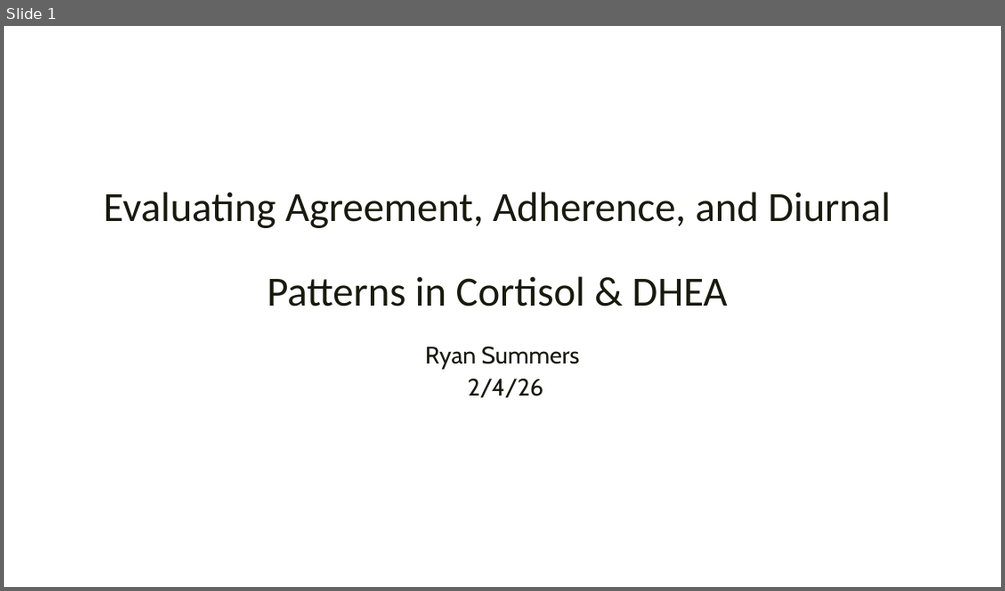
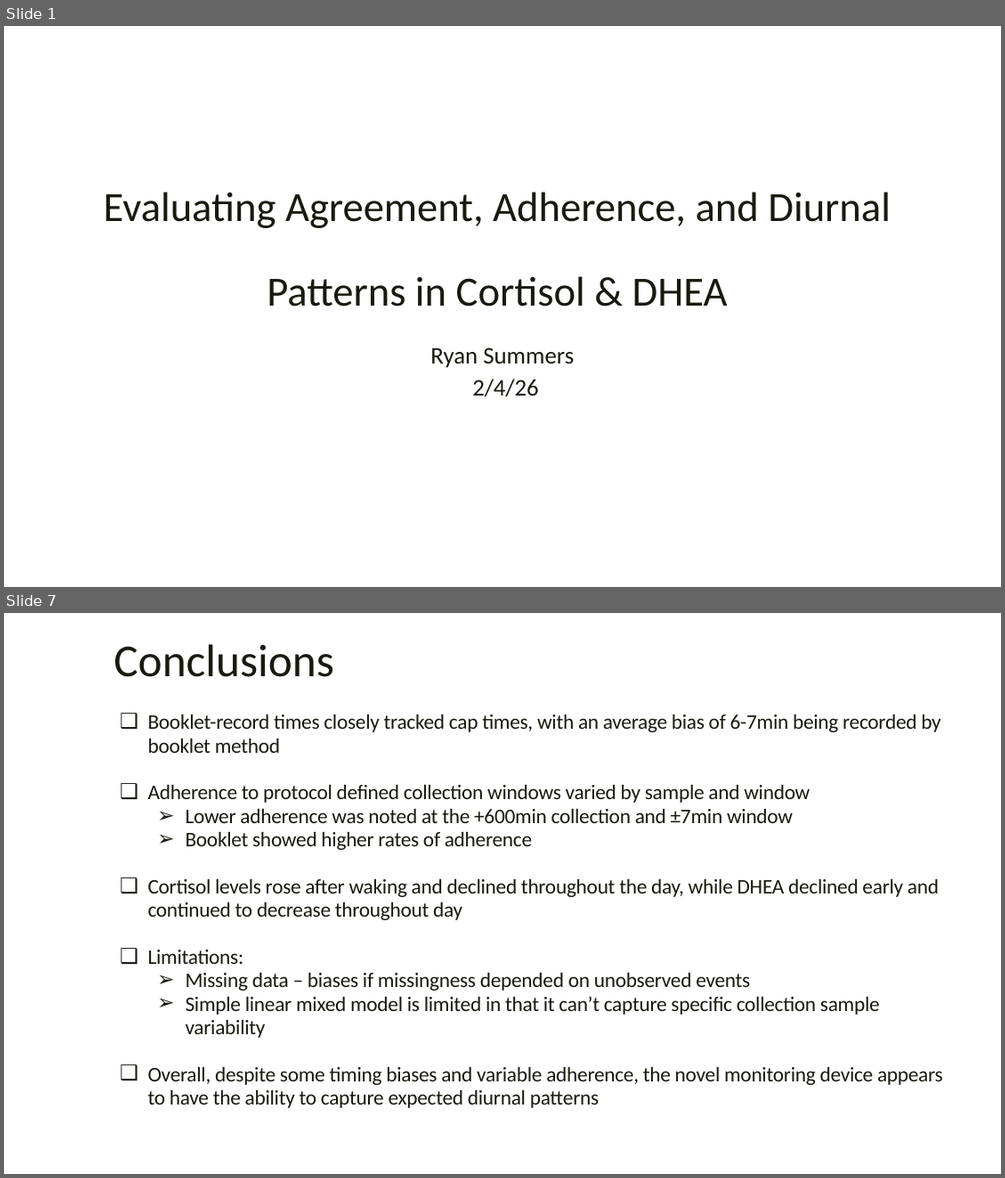
Before and after one commit to rysummers/BIOS6624-Class, a slide deck: Project0/Reports/Project0_Presentation.pptx. Shown one above the other, each under a label of ours: slide 1 before the commit, slides 1 and 7 after it; the slides between them are not shown. The pictures are 1005x591 and 1005x1178 pixels, drawn with LibreOffice and Linux fonts; fonts in the diff are those of the drawing; background and template pictures are left out. Boxes give left, top, right and bottom in pixels: in the first picture for what was removed or moved away, otherwise in the second. Text is boxed around its words. In the diff, an @@ line names an element or a change of style, - is before the commit and + after.

```diff
--- a/Project0/Reports/Project0_Presentation.pptx
+++ b/Project0/Reports/Project0_Presentation.pptx
@@ slide 7 added at box(4, 613, 1001, 1174), background picture (left out) @@
@@ text added at box(113, 644, 334, 677), 44 pt, text #181A0D @@
+Conclusions
@@ text added at box(148, 714, 943, 1108), 20 pt, text #181A0D @@
+❑ Booklet-record times closely tracked cap times, with an average bias of 6-7min being recorded by booklet method
+❑ Adherence to protocol defined collection windows varied by sample and window
+  ➢ Lower adherence was noted at the +600min collection and ±7min window
+  ➢ Booklet showed higher rates of adherence
+❑ Cortisol levels rose after waking and declined throughout the day, while DHEA declined early and continued to decrease throughout day
+❑ Limitations:
+  ➢ Missing data – biases if missingness depended on unobserved events
+  ➢ Simple linear mixed model is limited in that it can’t capture specific collection sample variability
+❑ Overall, despite some timing biases and variable adherence, the novel monitoring device appears to have the ability to capture expected diurnal patterns
@@ slide 1 changed as well @@
@@ text "Ryan Summers" at box(430, 347, 574, 396): font Cabin to Calibri @@
```
Also in this commit, not shown: 1 other slide changed, 4 other slides added, 5 slides removed, 4 other files.
